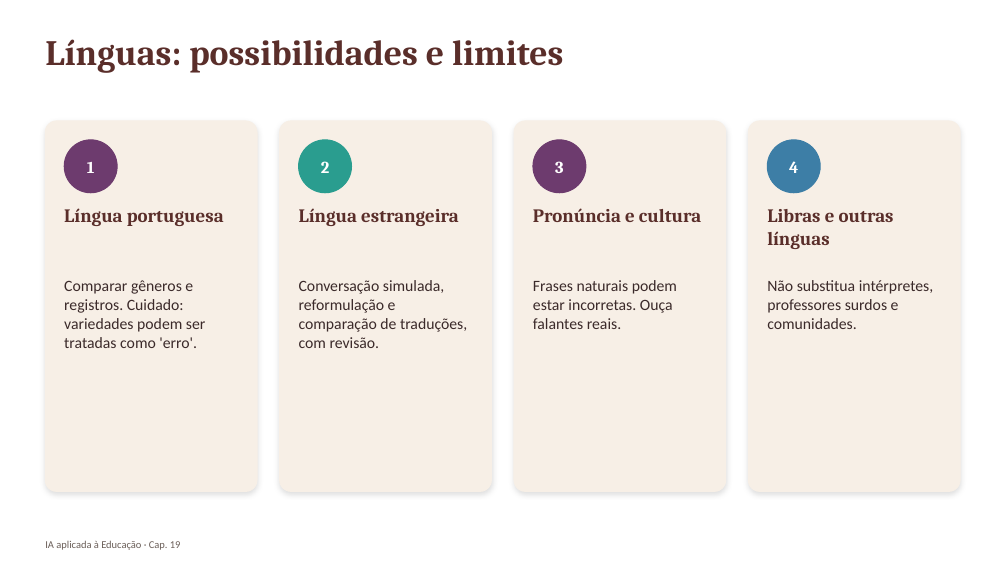
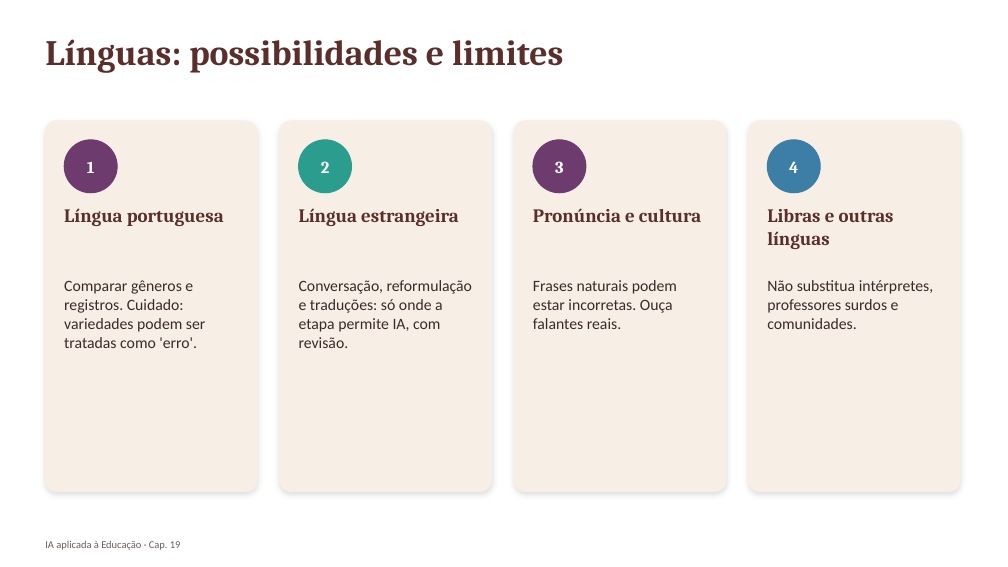
Before and after one commit to arakenmedeiros/claude, a slide deck: slide 13 of livro_ia_educacao/saida/pptx/Cap19_slides.pptx. Drawn at 1008x567 pixels with LibreOffice and Linux fonts; fonts in the diff are those of the drawing. Boxes give left, top, right and bottom in pixels: in the first picture for what was removed or moved away, otherwise in the second. Text is boxed around its words. In the diff, an @@ line names an element or a change of style, - is before the commit and + after.

```diff
--- a/livro_ia_educacao/saida/pptx/Cap19_slides.pptx
+++ b/livro_ia_educacao/saida/pptx/Cap19_slides.pptx
@@ text at (299,280,473,348): text changed @@
-Conversação simulada, reformulação e comparação de traduções, com revisão.
+Conversação, reformulação e traduções: só onde a etapa permite IA, com revisão.
```
Also in this commit, not shown: 3 other slides changed, 1 slide added, 13 other files.
